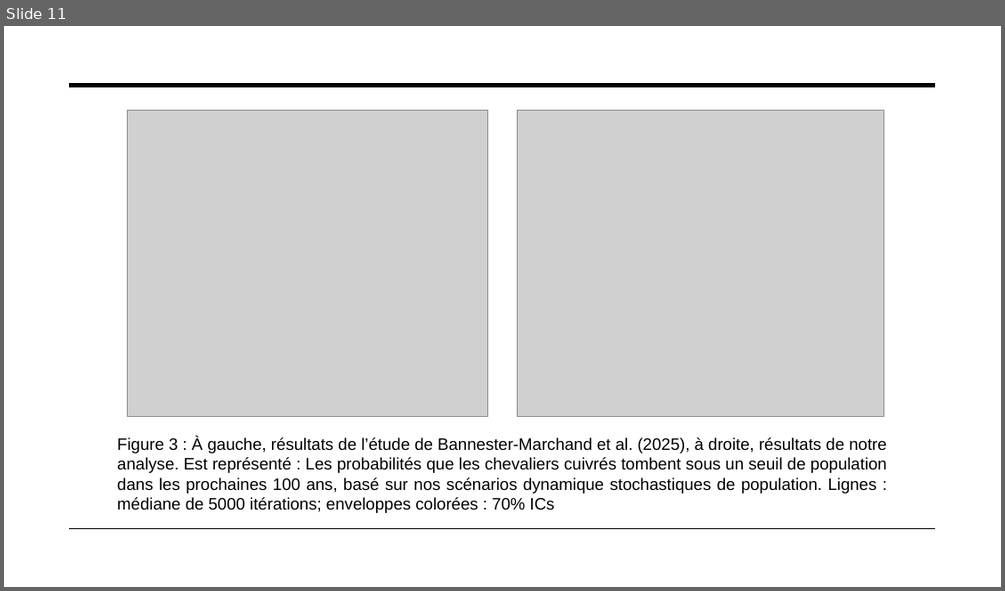
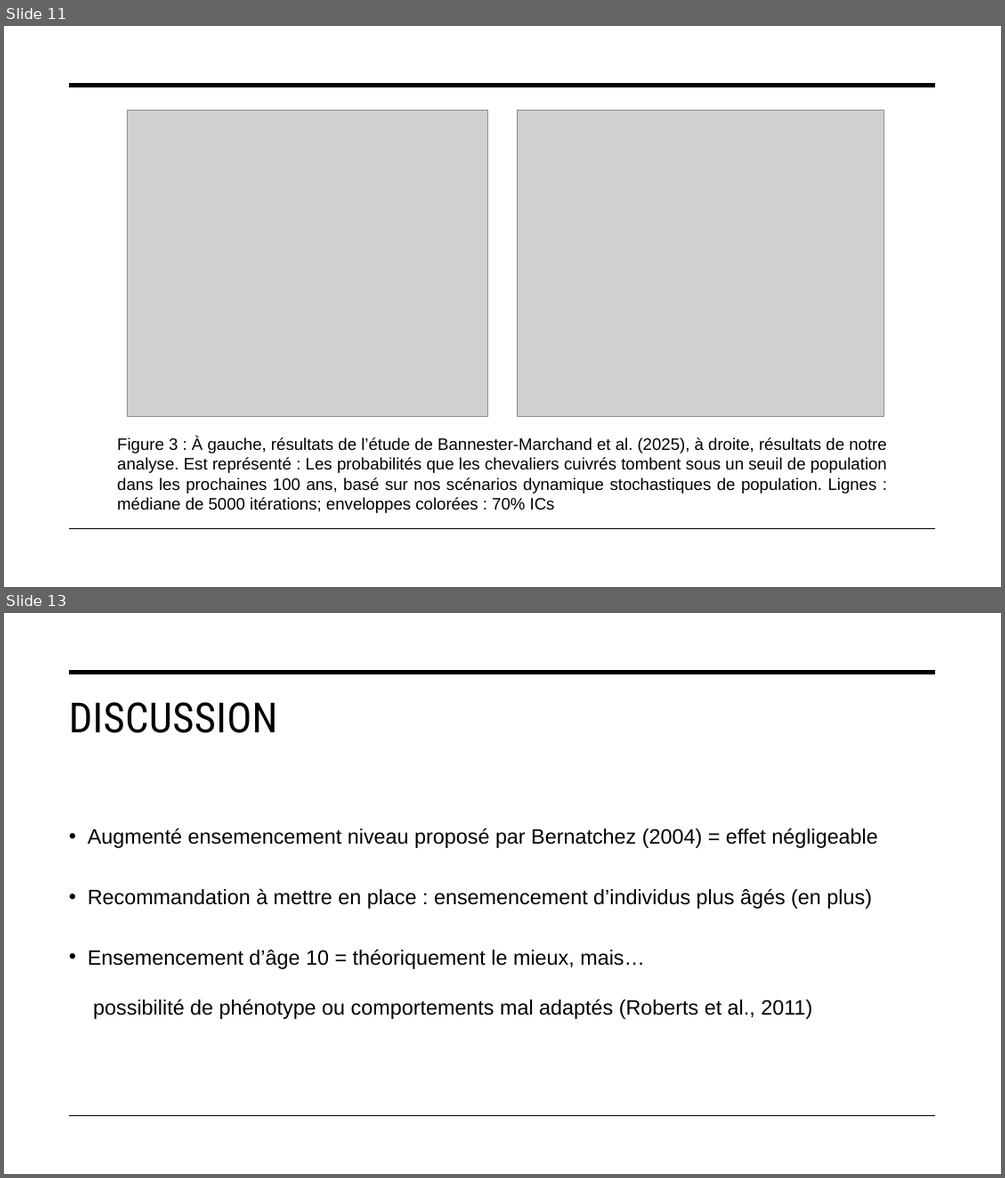
Before and after one commit to PlasseTristan/Projet_final, a slide deck: Rapport/Chevalier_cuivré.pptx. Shown one above the other, each under a label of ours: slide 11 before the commit, slides 11 and 13 after it; the slides between them are not shown. The pictures are 1005x591 and 1005x1178 pixels, drawn with LibreOffice and Linux fonts; fonts in the diff are those of the drawing; grey boxes stand for pictures. Boxes give left, top, right and bottom in pixels: in the first picture for what was removed or moved away, otherwise in the second. Text is boxed around its words. In the diff, an @@ line names an element or a change of style, - is before the commit and + after.

```diff
--- a/Rapport/Chevalier_cuivré.pptx
+++ b/Rapport/Chevalier_cuivré.pptx
@@ slide 13 added at (x1=4, y1=613, x2=1001, y2=1174), background #FFFFFF; not listed: 2 template elements that a slide beside it also shows @@
@@ title added at (x1=69, y1=702, x2=278, y2=733), 40 pt, text #000000 @@
+DISCUSSION
@@ text added at (x1=88, y1=827, x2=877, y2=1019), 20 pt, text #000000 @@
+• Augmenté ensemencement niveau proposé par Bernatchez (2004) = effet négligeable
+• Recommandation à mettre en place : ensemencement d’individus plus âgés (en plus)
+• Ensemencement d’âge 10 = théoriquement le mieux, mais…
+  possibilité de phénotype ou comportements mal adaptés (Roberts et al., 2011)
```
Also in this commit, not shown: 1 slide changed, 3 other slides added, 2 other files.
